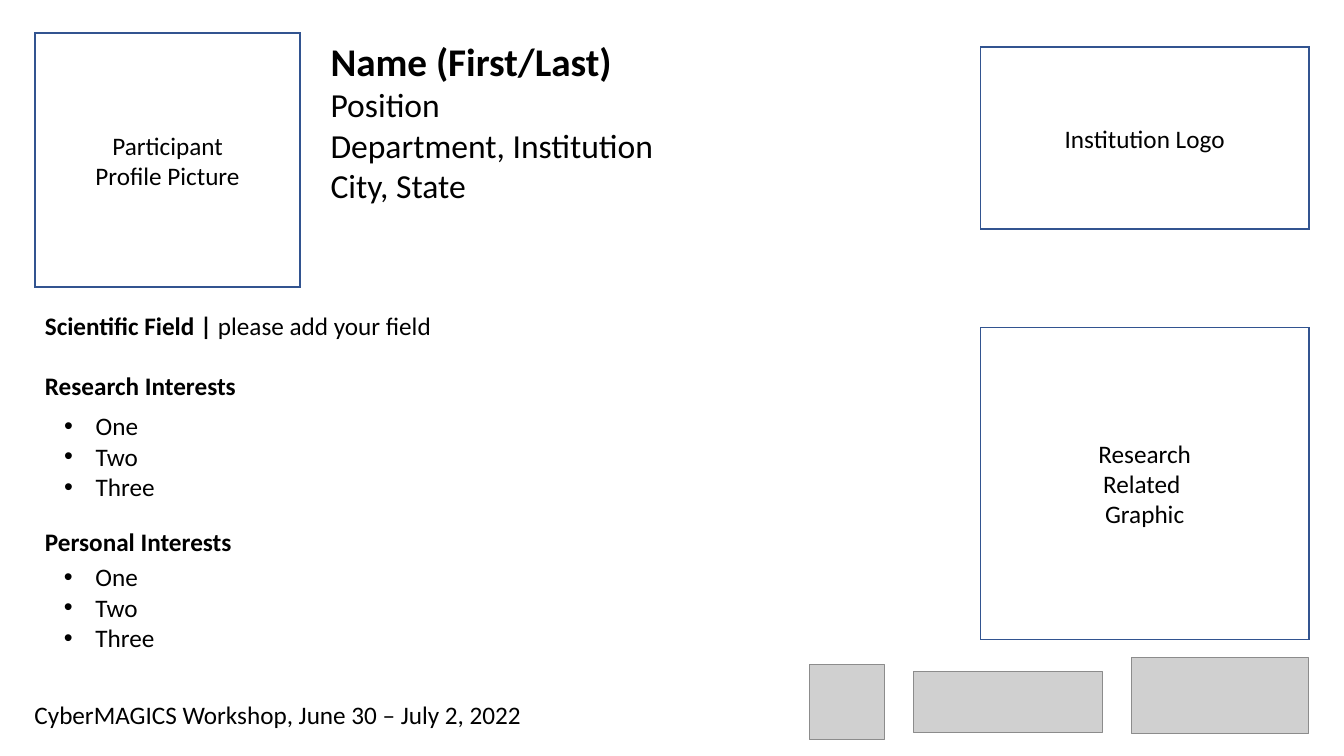
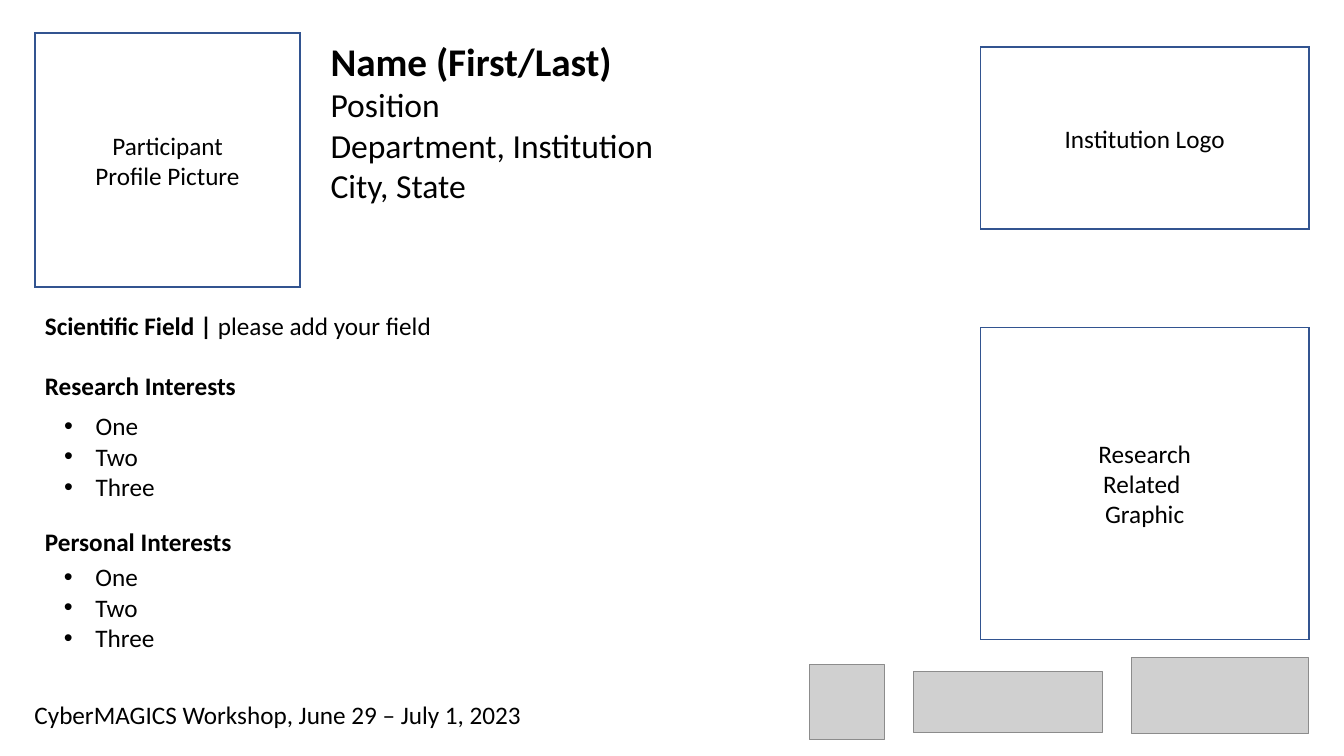
Before and after one commit to TaufeqRazakh/CyberMAGICS-site, a slide deck: slide 1 of resources/CyberMAGICS_partipant_template.pptx. Drawn at 1344x756 pixels with LibreOffice and Linux fonts; fonts in the diff are those of the drawing; grey boxes stand for pictures. Boxes give left, top, right and bottom in pixels: in the first picture for what was removed or moved away, otherwise in the second. Text is boxed around its words. In the diff, an @@ line names an element or a change of style, - is before the commit and + after.

```diff
--- a/resources/CyberMAGICS_partipant_template.pptx
+++ b/resources/CyberMAGICS_partipant_template.pptx
@@ text at <box>34,706,521,728</box>: text changed @@
-CyberMAGICS Workshop, June 30 – July 2, 2022
+CyberMAGICS Workshop, June 29 – July 1, 2023
```
Also in this commit, not shown: 2 other files.
